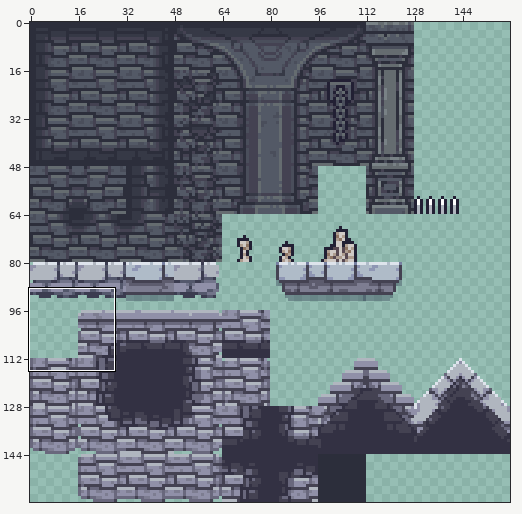
Edited in one commit: sprite sheet (Dungreed/resources/images/Map/tileAtlas3.png). Above: a wide view before the commit, with the close-up outlined.
Close-up. Before the edit:
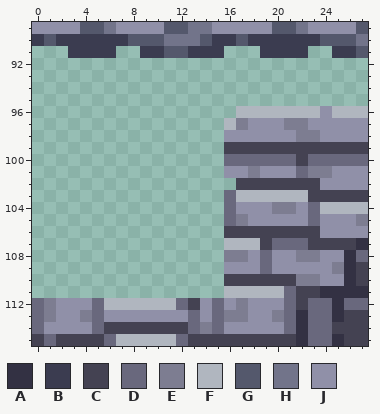
The file is 160x160 pixels. Colours within 5 levels of each other are drawn and written as one. Shown: x 0..27, y 89..115.
Palette (. is transparent): A #333143  B #3b3c50  C #444252  D #69687d  E #7d7d91  F #b0b6bf  G #54586c  H #72748a  J #9090a8
Pixels before, first column x 0:
 89 JJJJGGHJJJJGGHHJJJJJGGHJJJJG
 90 BGBBBBBBGGGHHHGBBGBBBBBBGGGH
 91 ...BBBB..BBGGBBB...BBBB..BBG
 92 ............................
 93 ............................
 94 ............................
 95 ............................
 96 .................FFFFFFFJFFF
 97 ................FEJJJEEJJJJJ
 98 ................JJJJJJEEJJJJ
 99 ................CCCCCCCCCCCC
100 ................DDDDDDCDDDDD
101 ................JJEJJJDEEJJJ
102 .................CCCCCCCJJJJ
103 ................DFFFFFFCCCCC
104 ................DJJJEEJDFFFF
105 ................DEJJJJJDJJJE
106 ................CCCCCCCCJJJJ
107 ................FFFCDDDCCCCA
108 ................EEJDJJEEJJAD
109 ................JJJDJJJJJEAC
110 ................CCCCCCEEJJAC
111 ................FFFFFDCCAAAA
112 DEJJJDFFFFFFDCJDJEJJJDCDDADD
113 DEJJEDJJJJJJJDJDEEJJEDADDACC
114 DJJJJDCCCCCCCDEDJJJJJDADDCCC
115 CDCCCCDFFFFFDCCCCCCCCCADDACC
The result:
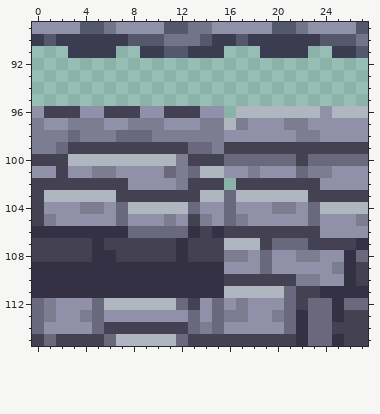
Difference:
The edit adds colour A in row 106 at x 0 to 7, 13 and 15; in row 107 at x 5 and 12; in row 108 at x 5 to 6 and 12; in rows 109 to 111 at x 0 to 15.
The edit adds colour C in row 96 at x 1 to 3, 6 to 8 and 11 to 13; in row 99 at x 3 to 12; in row 100 at x 0 to 2 and 13 to 15; in row 101 at x 2; in row 102 at x 0 to 7 and 13 to 15; in row 103 at x 0 and 7 to 13.
The edit adds colour C in row 104 at x 0; in row 105 at x 0 and 13; in row 106 at x 14; in row 107 at x 0 to 4, 6 to 11 and 13 to 15; in row 108 at x 0 to 4, 7 to 11 and 13 to 15.
The edit adds colour D in row 98 at x 3 and 7 to 9; in row 99 at x 2 and 13 to 14; in row 101 at x 11 and 13; in row 104 at x 7 and 13; in row 105 at x 7; in row 106 at x 8 to 12.
The edit adds colour E in row 97 at x 0, 3 to 5, 8 to 10 and 14 to 15; in row 98 at x 0 to 2, 4 to 6 and 10 to 15; in row 99 at x 0 to 1 and 15; in row 100 at x 12; in row 101 at x 5 to 6 and 12; in row 102 at x 12.
The edit adds colour E in row 104 at x 4 to 5; in row 105 at x 1, 11 and 14.
The edit adds colour F in row 100 at x 3 to 11; in row 101 at x 14 to 15; in row 103 at x 1 to 6 and 14 to 15; in row 104 at x 8 to 12.
The edit adds colour J in row 96 at x 0, 4 to 5, 9 to 10 and 14 to 15; in row 97 at x 1 to 2, 6 to 7 and 11 to 13; in row 101 at x 0 to 1, 3 to 4 and 7 to 10; in row 102 at x 8 to 11; in row 104 at x 1 to 3, 6 and 14 to 15; in row 105 at x 2 to 6, 8 to 10, 12 and 15.
Pixel boxes of the changes (left, top, right, bottom) in both close-ups:
added: (32, 106, 224, 298)
